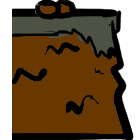
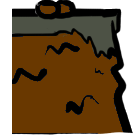
Revision of a layered 140px x 140px image; what changed, layer by layer:
painted on "Warstwa 1" over [12,8,134,140]
